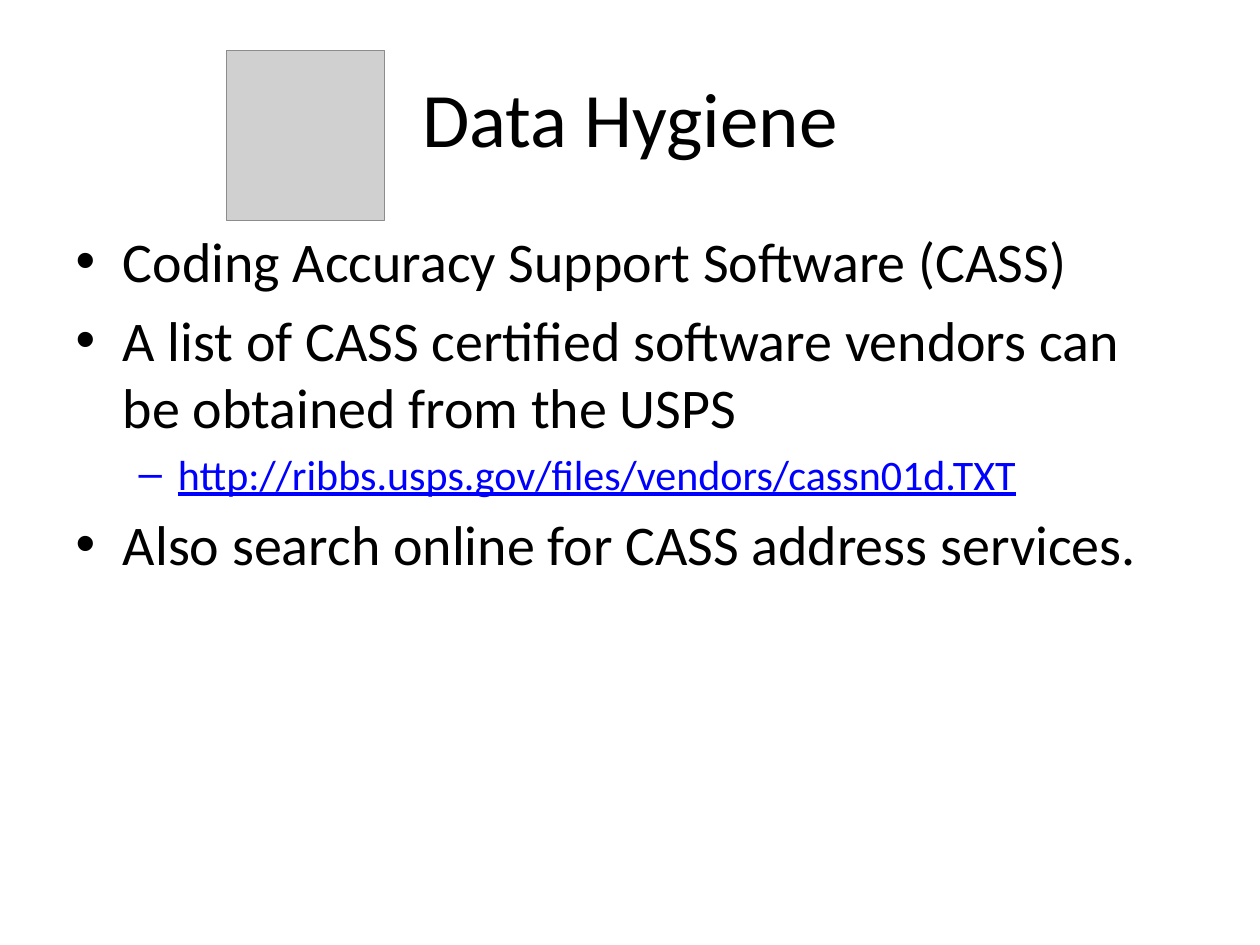
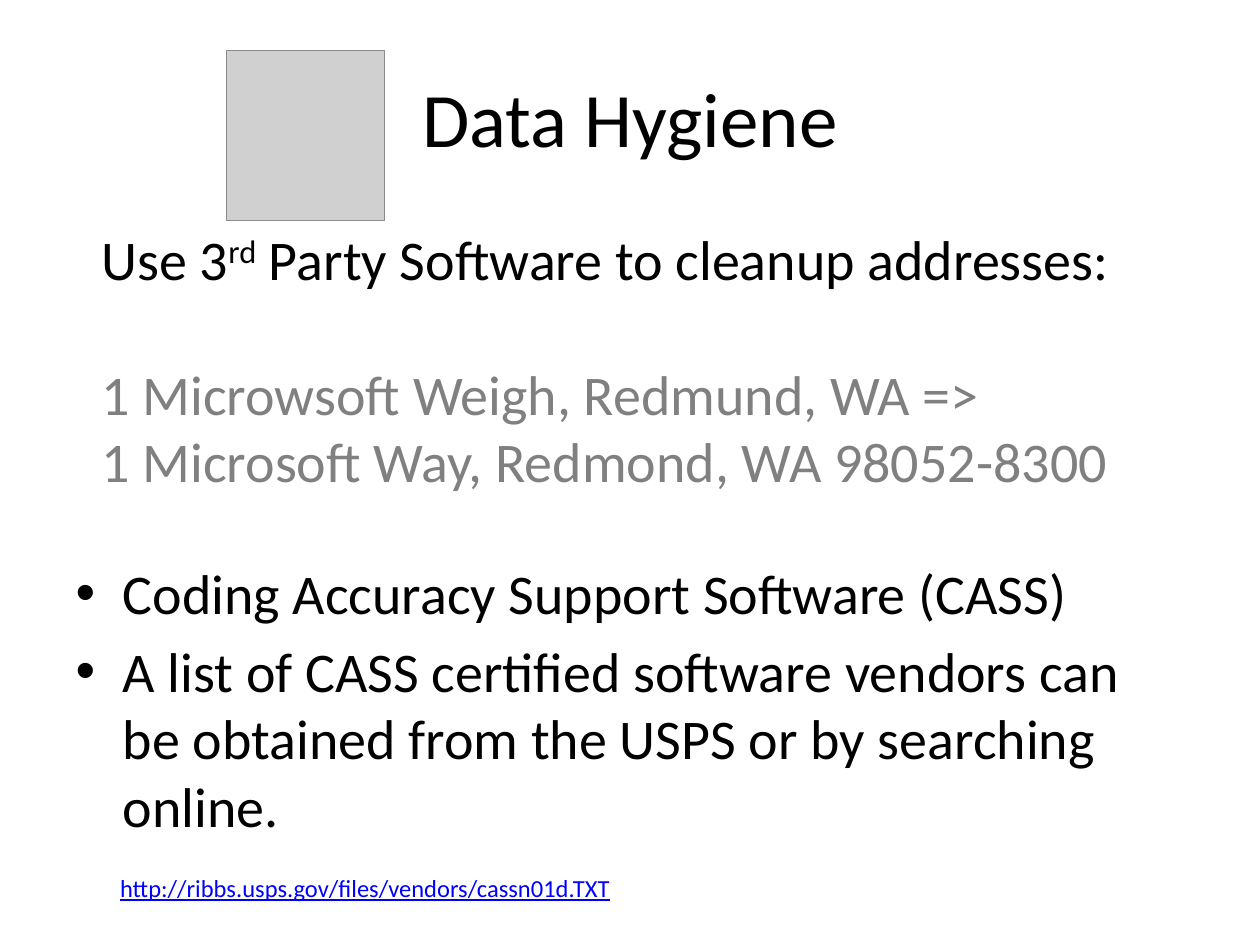
Before and after one commit to brianlong/street_address, a slide deck: slide 12 of presentations/street_addresses.pptx. Drawn at 1260x945 pixels with LibreOffice and Linux fonts; fonts in the diff are those of the drawing; grey boxes stand for pictures. Boxes give left, top, right and bottom in pixels: in the first picture for what was removed or moved away, otherwise in the second. Text is boxed around its words. In the diff, an @@ line names an element or a change of style, - is before the commit and + after.

Commit message:
Updated ptx & removed odp

```diff
--- a/presentations/street_addresses.pptx
+++ b/presentations/street_addresses.pptx
@@ text added at [102, 241, 1109, 491], 32 pt, text #808080 @@
+Use 3rd Party Software to cleanup addresses:
+1 Microwsoft Weigh, Redmund, WA =>
+1 Microsoft Way, Redmond, WA 98052-8300
@@ text "Coding Accuracy Support Software (CASS)": place and size @@
-text "Coding Accuracy Support Software (CASS)" at [123, 241, 1135, 566]
+text "Coding Accuracy Support Software (CASS)" at [123, 573, 1118, 828]
@@ text at [123, 653, 1118, 828]: text changed @@
-• A list of CASS certified software vendors can be obtained from the USPS
-  – http://ribbs.usps.gov/files/vendors/cassn01d.TXT
-• Also search online for CASS address services.
+• A list of CASS certified software vendors can be obtained from the USPS or by searching online.
@@ text added at [120, 880, 609, 902], 14 pt, text #0000FF, underline @@
+  http://ribbs.usps.gov/files/vendors/cassn01d.TXT
```
Also in this commit, not shown: 3 other slides changed, 1 other file.
